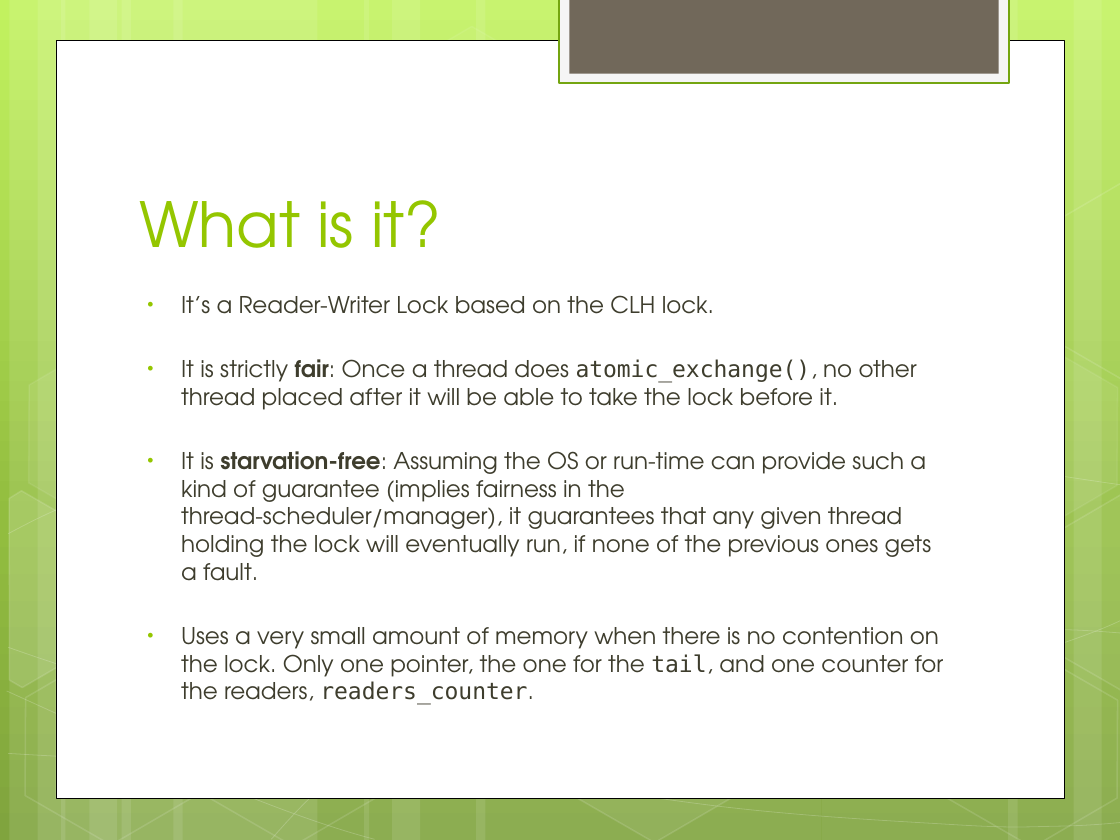
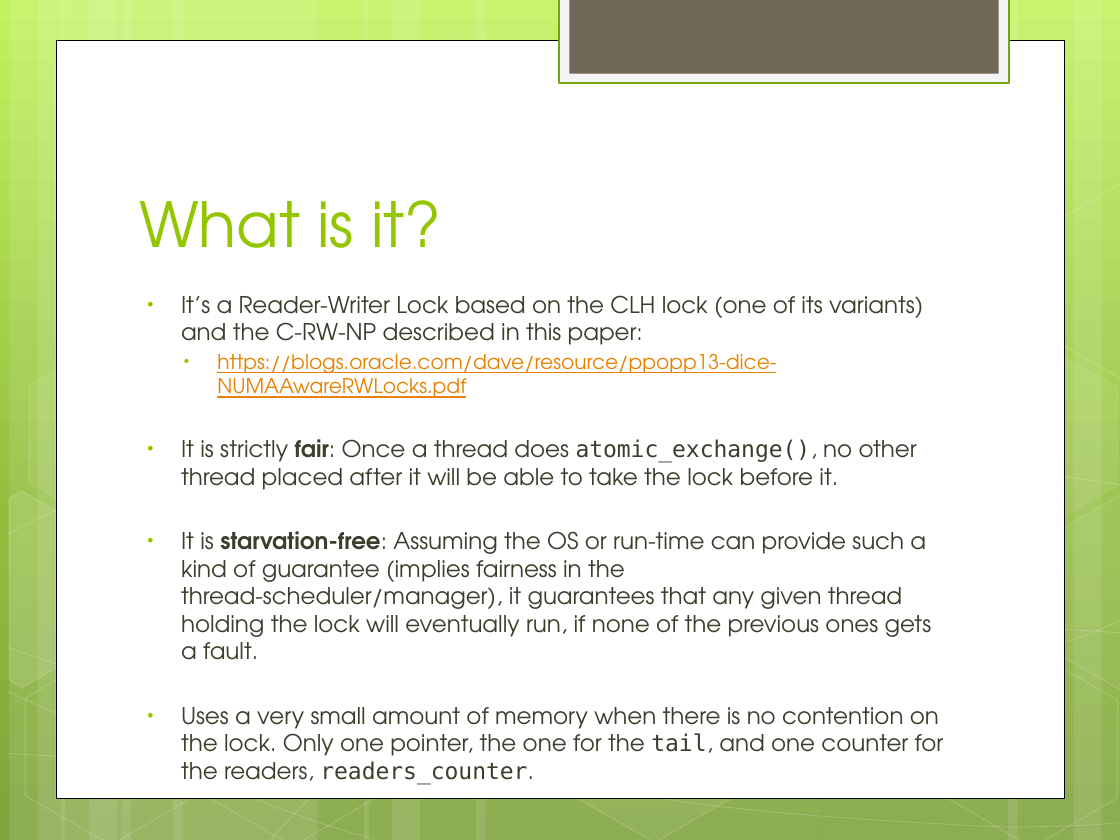
Before and after one commit to pramalhe/ConcurrencyFreaks, a slide deck: slide 2 of Presentations/CLH-RWLock.pptx. Drawn at 1120x840 pixels with LibreOffice and Linux fonts; fonts in the diff are those of the drawing. Boxes give left, top, right and bottom in pixels: in the first picture for what was removed or moved away, otherwise in the second. Text is boxed around its words. In the diff, an @@ line names an element or a change of style, - is before the commit and + after.

```diff
--- a/Presentations/CLH-RWLock.pptx
+++ b/Presentations/CLH-RWLock.pptx
@@ text at box(181, 295, 923, 398): text changed @@
-• It’s a Reader-Writer Lock based on the CLH lock.
+• It’s a Reader-Writer Lock based on the CLH lock (one of its variants) and the C-RW-NP described in this paper:
+  • https://blogs.oracle.com/dave/resource/ppopp13-dice-NUMAAwareRWLocks.pdf
```
Also in this commit, not shown: 1 other slide changed, 1 other file.
